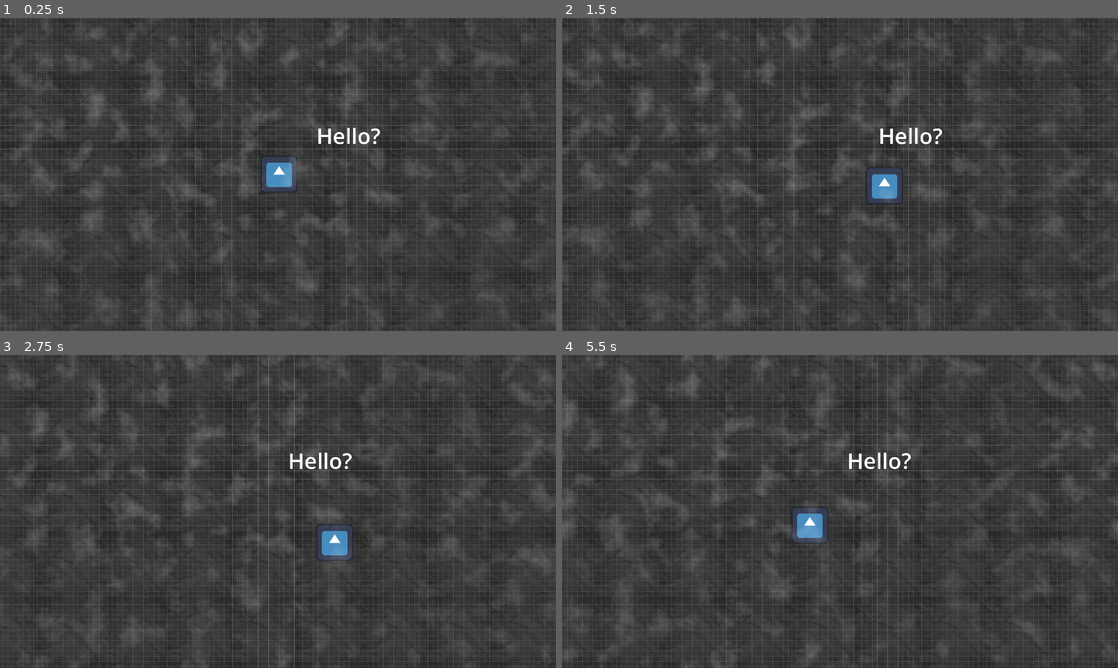
Above: before the commit, frames 1-4 (two rows, left to right).
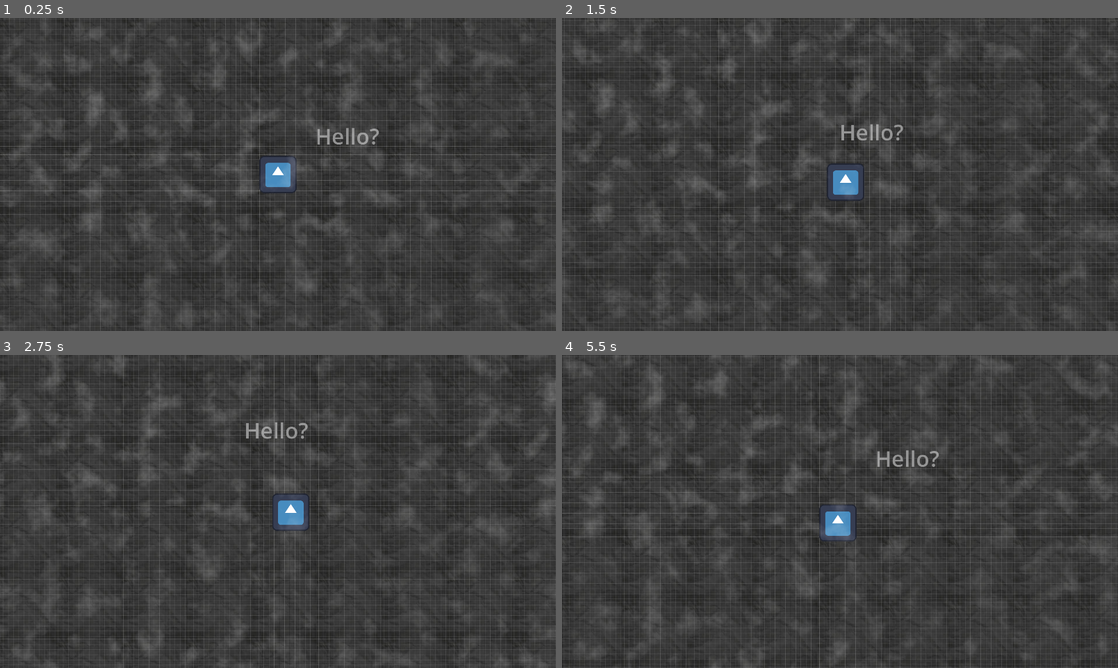
Above: after the commit, the same moments.

Repository: Ava-TU/EGD-FlatGame
Game: Godot game, scene res://Scenes/Main.tscn
The game is run twice, just before and just after one commit, with the same random seed, the same clock (stepped at 60 frames per second) and the same inputs. The engine's default icon, where the game draws it, is replaced by a stand-in: a white triangle on a blue panel in a dark square.
Inputs:
- Up to frame 1 (0.25 s): no input
- Up to frame 2 (1.5 s): hold D (Right) 0.53-1.28 s; hold S (Down) from 1.28 s (still down)
- Up to frame 3 (2.75 s): release S (Down) at 2.03 s; hold D (Right) from 2.03 s (still down)
- Up to frame 4 (5.5 s): release D (Right) at 2.78 s; hold W (Up) 2.78-3.53 s; hold A (Left) 3.53-5.03 s; hold S (Down) from 5.03 s (still down)

The runs differ from the first frame. In frame 1, 6.4% of the frame differs, in the area x 0-100%, y 0-100%; in frame 2, 16%; in frame 3, 17%; in frame 4, 17%.

Commit message:
camera works better
enabled position smoothing at 4px/s

Diff:
--- a/egd-flat-game/Scenes/Main.tscn
+++ b/egd-flat-game/Scenes/Main.tscn
@@ -44,11 +44,9 @@
 position = Vector2(0, -0.5)
 shape = SubResource("RectangleShape2D_r150o")
 
-[node name="Camera2D" type="Camera2D" parent="CharacterBody2D" unique_id=2082127314]
-position = Vector2(-4, 1)
-drag_horizontal_enabled = true
-drag_vertical_enabled = true
-editor_draw_drag_margin = true
+[node name="Camera2D" type="Camera2D" parent="CharacterBody2D" unique_id=629371186]
+position_smoothing_enabled = true
+position_smoothing_speed = 4.0
 
 [node name="Fog" type="ParallaxBackground" parent="." unique_id=2068014699]
 layer = 2
@@ -67,6 +65,7 @@
 offset_top = 340.0
 offset_right = 1356.0
 offset_bottom = 477.0
+theme_override_colors/font_color = Color(0.585062, 0.585062, 0.5850621, 1)
 theme_override_font_sizes/font_size = 75
 text = "Hello?"
 horizontal_alignment = 1
